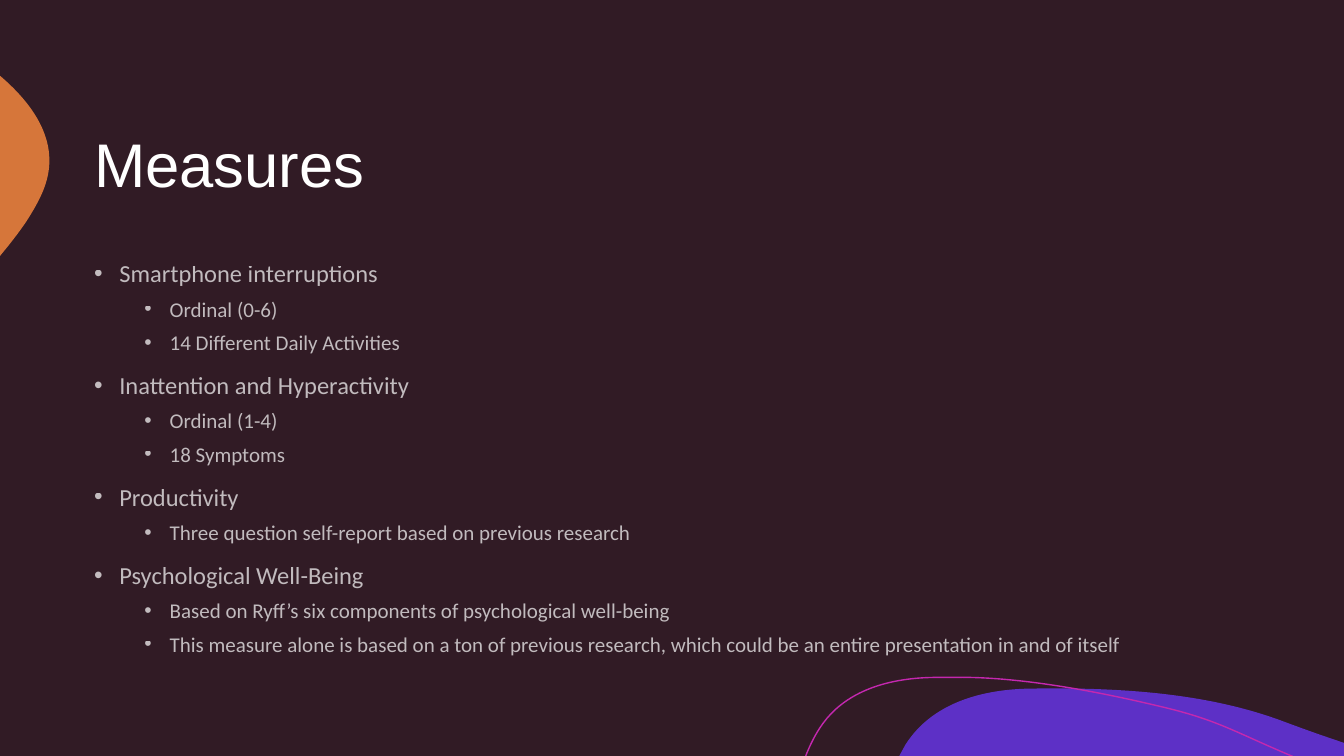
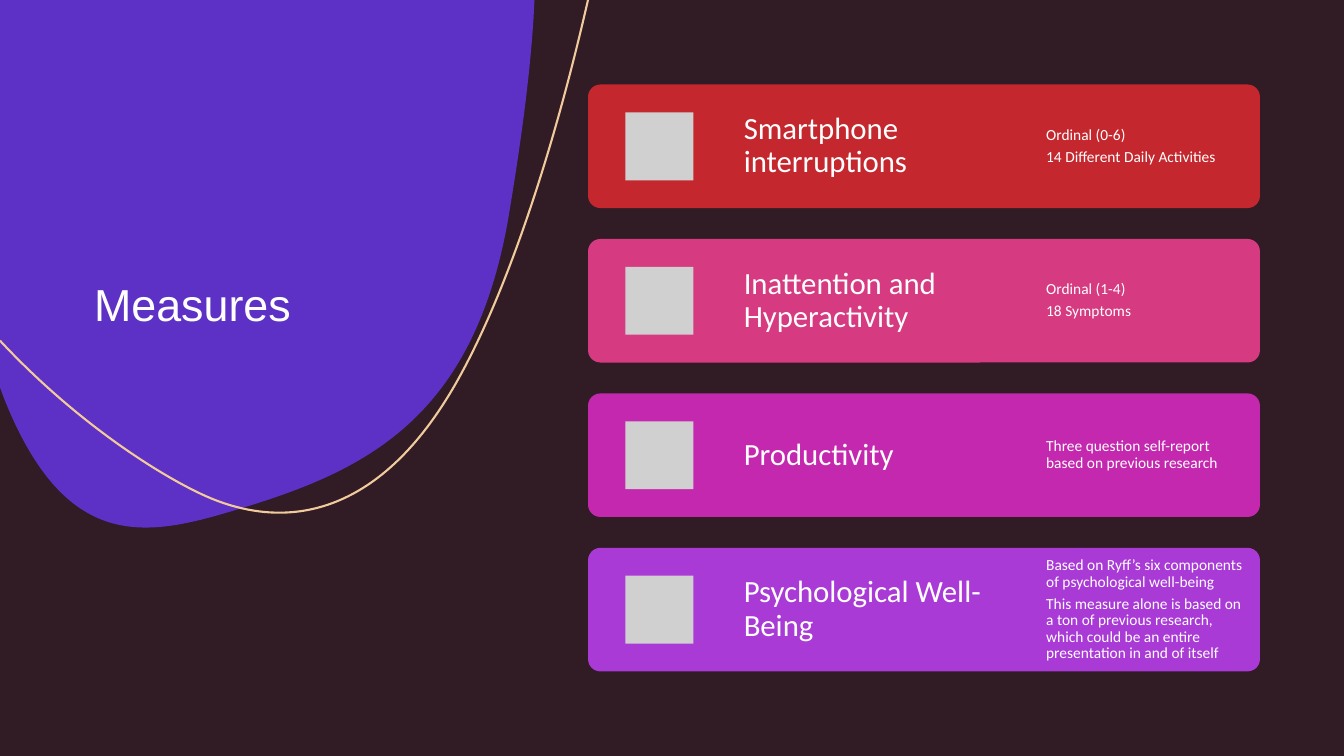
Before and after one commit to jgreenberg5342/SP22, a slide deck: slide 7 of AHCI/AHCI_Paper_Presentation.pptx. Drawn at 1344x756 pixels with LibreOffice and Linux fonts; fonts in the diff are those of the drawing; grey boxes stand for pictures. Boxes give left, top, right and bottom in pixels: in the first picture for what was removed or moved away, otherwise in the second. Text is boxed around its words. In the diff, an @@ line names an element or a change of style, - is before the commit and + after.

Commit message:
Presentation Updated to FINAL

```diff
--- a/AHCI/AHCI_Paper_Presentation.pptx
+++ b/AHCI/AHCI_Paper_Presentation.pptx
@@ rectangle added at (x1=0, y1=0, x2=1344, y2=756), fill #311B25 @@
@@ freeform shape added at (x1=0, y1=1, x2=534, y2=528), fill #5D30C6 @@
@@ freeform shape added at (x1=0, y1=0, x2=588, y2=513), outline #F1CB9C 1.5 pt @@
@@ title "Measures" at (x1=94, y1=290, x2=291, y2=322): size 44 to 32 pt; vertical alignment middle to bottom @@
@@ text removed at (x1=119, y1=266, x2=1120, y2=656) @@
-• Smartphone interruptions
-  • Ordinal (0-6)
-  • 14 Different Daily Activities
-• Inattention and Hyperactivity
-  • Ordinal (1-4)
-  • 18 Symptoms
-• Productivity
-  • Three question self-report based on previous research
-• Psychological Well-Being
-  • Based on Ryff’s six components of psychological well-being
-  • This measure alone is based on a ton of previous research, which could be an entire presentation in and of itself
@@ group added at (x1=588, y1=85, x2=1260, y2=673): 8 texts, 4 rounded rectangles, 4 pictures @@
+Smartphone interruptions
+Ordinal (0-6)
+14 Different Daily Activities
+Inattention and Hyperactivity
+Ordinal (1-4)
+18 Symptoms
+Productivity
+Three question self-report based on previous research
+Psychological Well-Being
+Based on Ryff’s six components of psychological well-being
+This measure alone is based on a ton of previous research, which could be an entire presentation in and of itself
```
Also in this commit, not shown: 3 other slides changed, 1 slide added.
